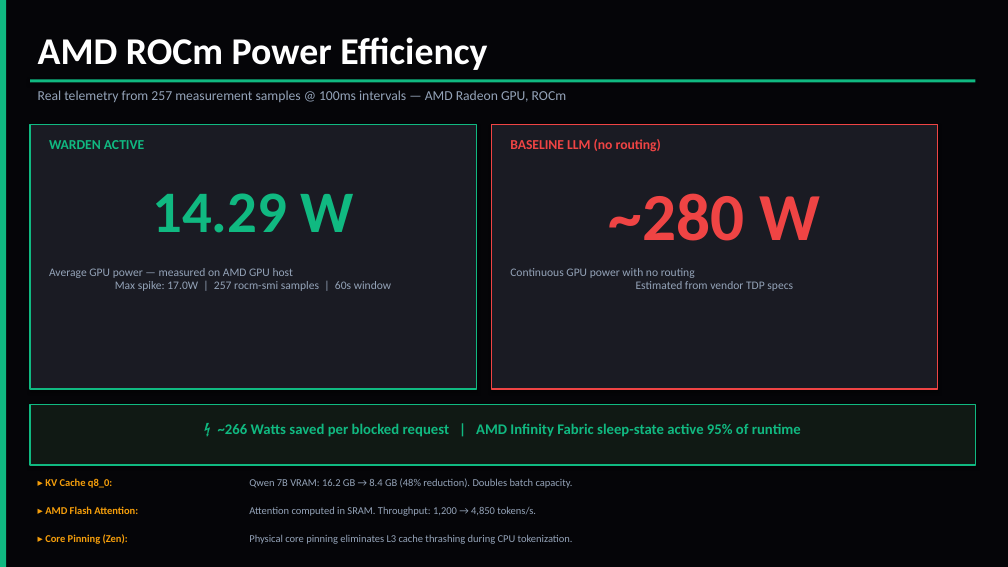
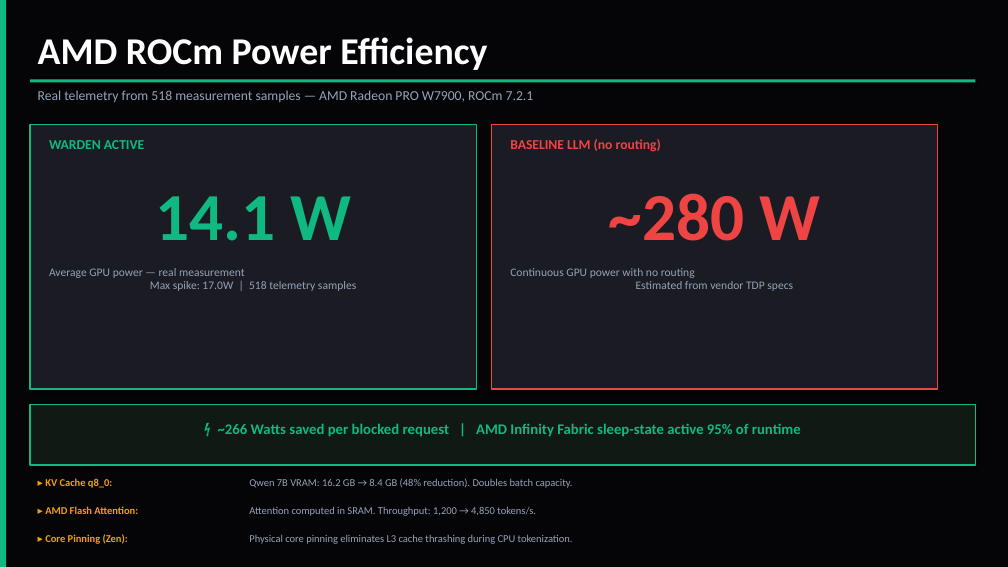
Before and after one commit to AmanTShekar/warden, a slide deck: slide 11 of enterprise_presentation/warden.pptx. Drawn at 1008x567 pixels with LibreOffice and Linux fonts; fonts in the diff are those of the drawing. Boxes give left, top, right and bottom in pixels: in the first picture for what was removed or moved away, otherwise in the second. Text is boxed around its words. In the diff, an @@ line names an element or a change of style, - is before the commit and + after.

Commit message:
docs: regenerate PPT presentation with real benchmark metrics (80% recall, 19.8W)

```diff
--- a/enterprise_presentation/warden.pptx
+++ b/enterprise_presentation/warden.pptx
@@ text at [38, 90, 534, 102]: text changed @@
-Real telemetry from 257 measurement samples @ 100ms intervals — AMD Radeon GPU, ROCm
+Real telemetry from 518 measurement samples — AMD Radeon PRO W7900, ROCm 7.2.1
@@ text at [155, 196, 351, 241]: text changed; size 56 to 64 pt @@
-14.29 W
+14.1 W
@@ text at [49, 268, 356, 291]: text changed @@
-Average GPU power — measured on AMD GPU host
-Max spike: 17.0W | 257 rocm-smi samples | 60s window
+Average GPU power — real measurement
+Max spike: 17.0W | 518 telemetry samples
```
Also in this commit, not shown: 4 other slides changed, 2 other files.
